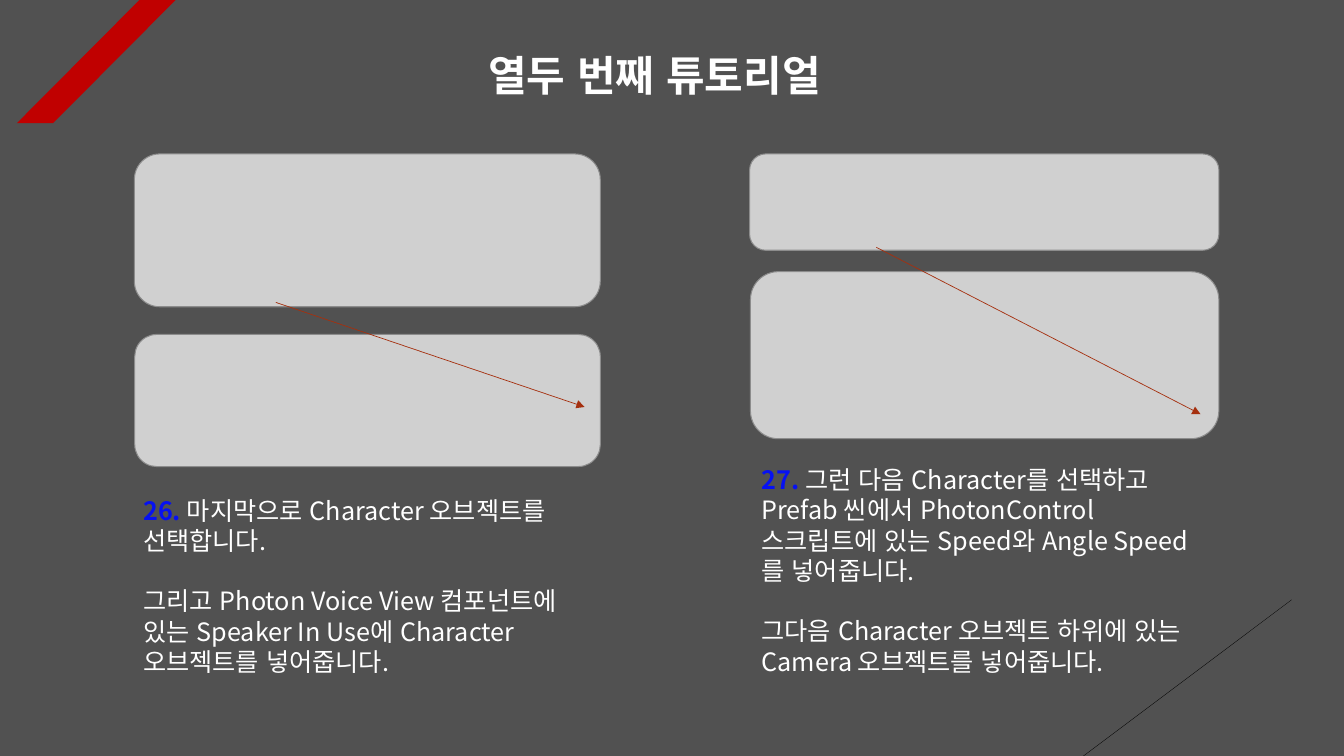
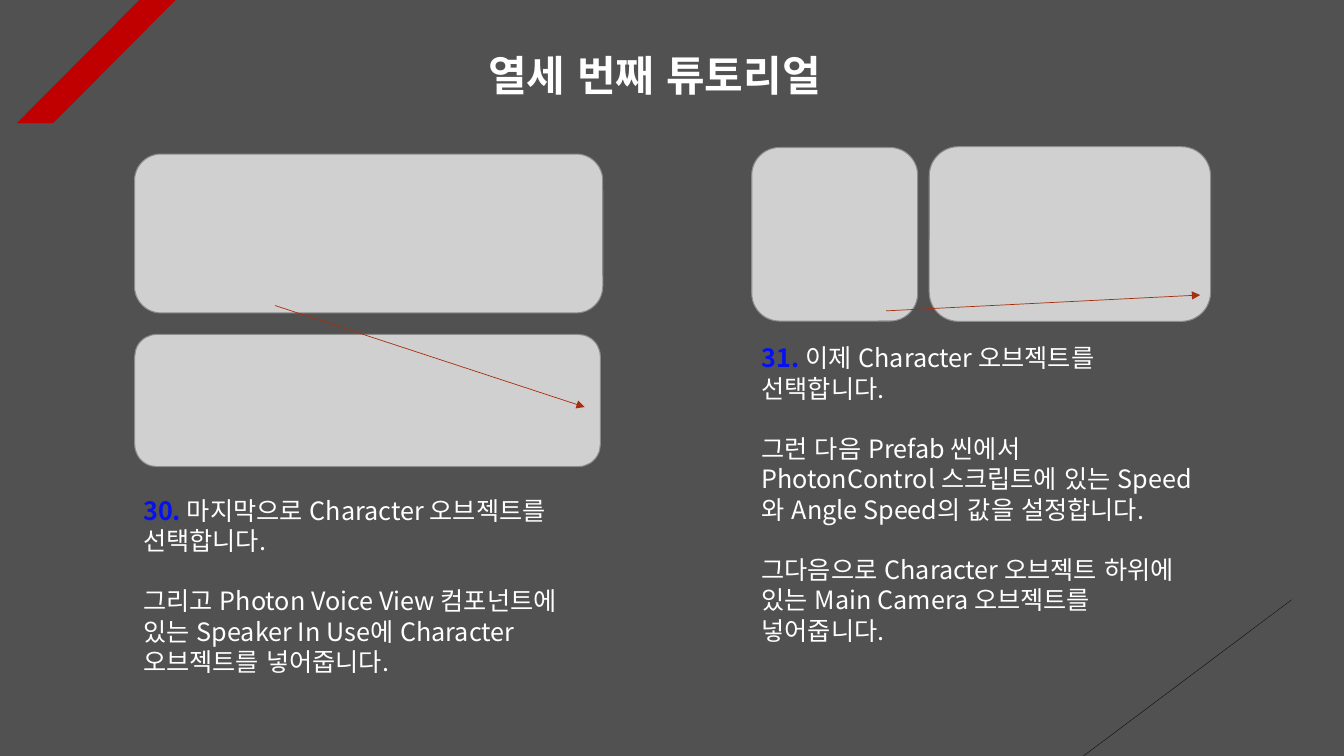
Before and after one commit to Unity2033/3D-UnityEngine, a slide deck: slide 13 of Assets/Class/Photon Server/PPT Data/Photon Synchronization.pptx (slide 12 before the commit). Drawn at 1344x756 pixels with LibreOffice and Linux fonts; fonts in the diff are those of the drawing; grey boxes stand for pictures. Boxes give left, top, right and bottom in pixels: in the first picture for what was removed or moved away, otherwise in the second. Text is boxed around its words. In the diff, an @@ line names an element or a change of style, - is before the commit and + after.

Commit message:
Package Manager Update
- Photon Synchronization Data
  Update

- Add and delete resource data

```diff
--- a/Assets/Class/Photon Server/PPT Data/Photon Synchronization.pptx
+++ b/Assets/Class/Photon Server/PPT Data/Photon Synchronization.pptx
@@ text at (488, 56, 820, 95): text changed @@
-열두 번째 튜토리얼
+열세 번째 튜토리얼
@@ picture added at (752, 147, 919, 321) @@
@@ picture: place and size @@
-picture at (751, 272, 1220, 440)
+picture at (930, 147, 1211, 322)
@@ picture: place and size @@
-picture at (134, 154, 600, 308)
+picture at (134, 154, 603, 314)
@@ picture removed at (750, 154, 1220, 251) @@
@@ arrow moved from (876, 247) - (1201, 414) to (886, 311) - (1201, 295) @@
@@ arrow moved from (276, 302) - (585, 407) to (275, 306) - (585, 407) @@
@@ text at (762, 346, 1174, 642): text changed @@
-27. 그런 다음 Character를 선택하고 Prefab 씬에서 PhotonControl 스크립트에 있는 Speed와 Angle Speed를 넣어줍니다.
-그다음 Character 오브젝트 하위에 있는 Camera 오브젝트를 넣어줍니다.
+31. 이제 Character 오브젝트를 선택합니다.
+그런 다음 Prefab 씬에서 PhotonControl 스크립트에 있는 Speed와 Angle Speed의 값을 설정합니다.
+그다음으로 Character 오브젝트 하위에 있는 Main Camera 오브젝트를 넣어줍니다.
@@ text at (143, 499, 546, 552): text changed @@
-26. 마지막으로 Character 오브젝트를 선택합니다.
+30. 마지막으로 Character 오브젝트를 선택합니다.
```
Also in this commit, not shown: 10 other slides changed, 1 slide added, 9 other files.
